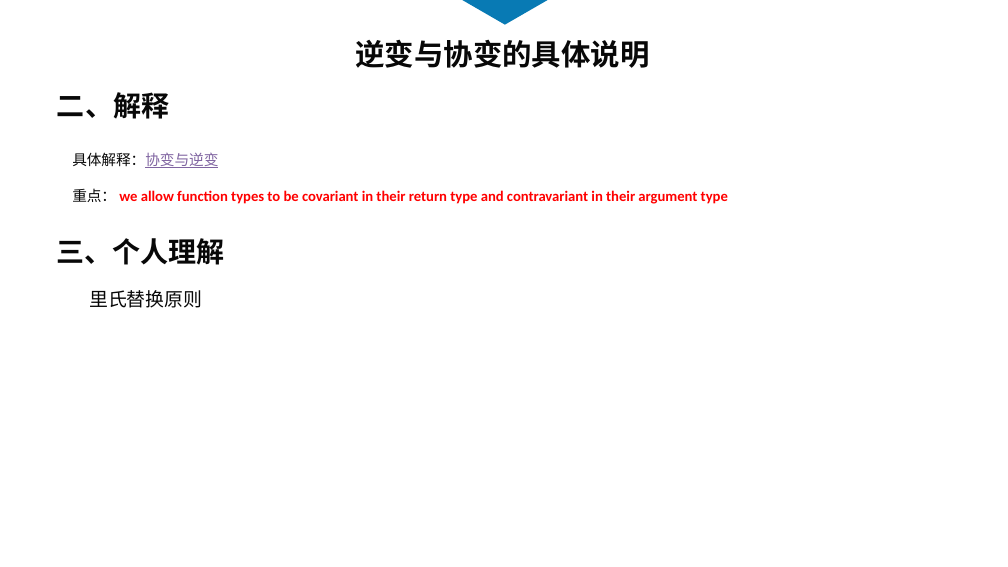
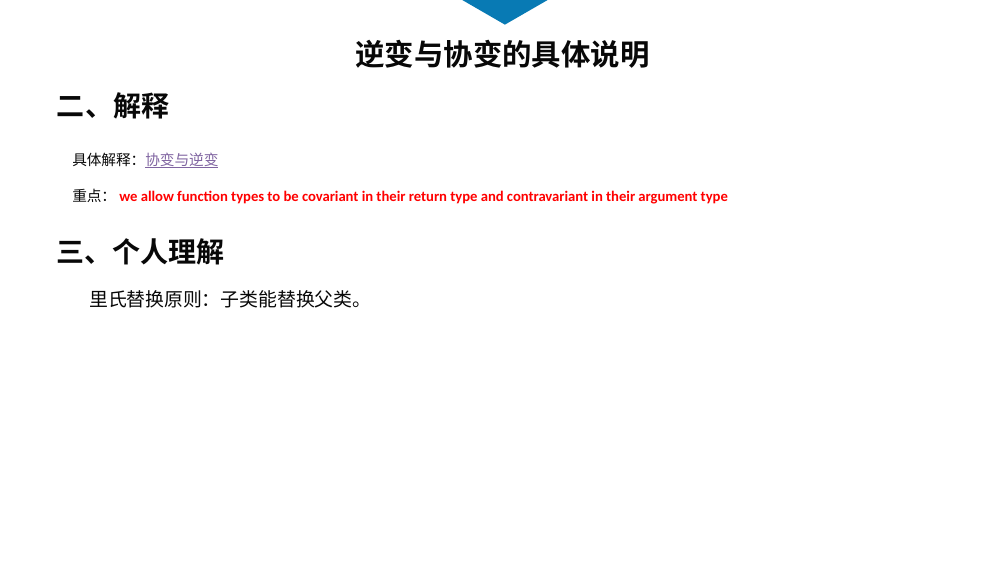
Before and after one commit to touchpillow/ts-demo, a slide deck: slide 11 of ts-分享.pptx (slide 12 before the commit). Drawn at 1008x567 pixels with LibreOffice and Linux fonts; fonts in the diff are those of the drawing. Boxes give left, top, right and bottom in pixels: in the first picture for what was removed or moved away, otherwise in the second. Text is boxed around its words. In the diff, an @@ line names an element or a change of style, - is before the commit and + after.

```diff
--- a/ts-分享.pptx
+++ b/ts-分享.pptx
@@ text at (89, 290, 371, 308): text changed @@
-里氏替换原则
+里氏替换原则：子类能替换父类。
```
Also in this commit, not shown: 6 other slides changed, 1 slide added, 7 slides removed, 1 other file.
